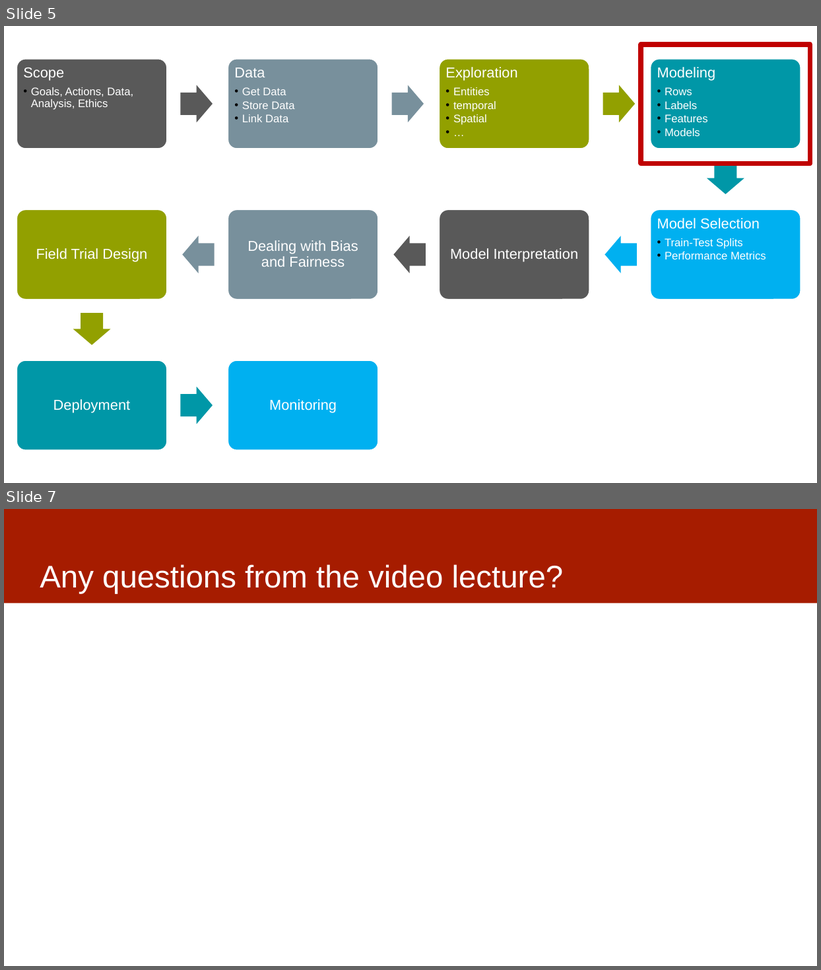
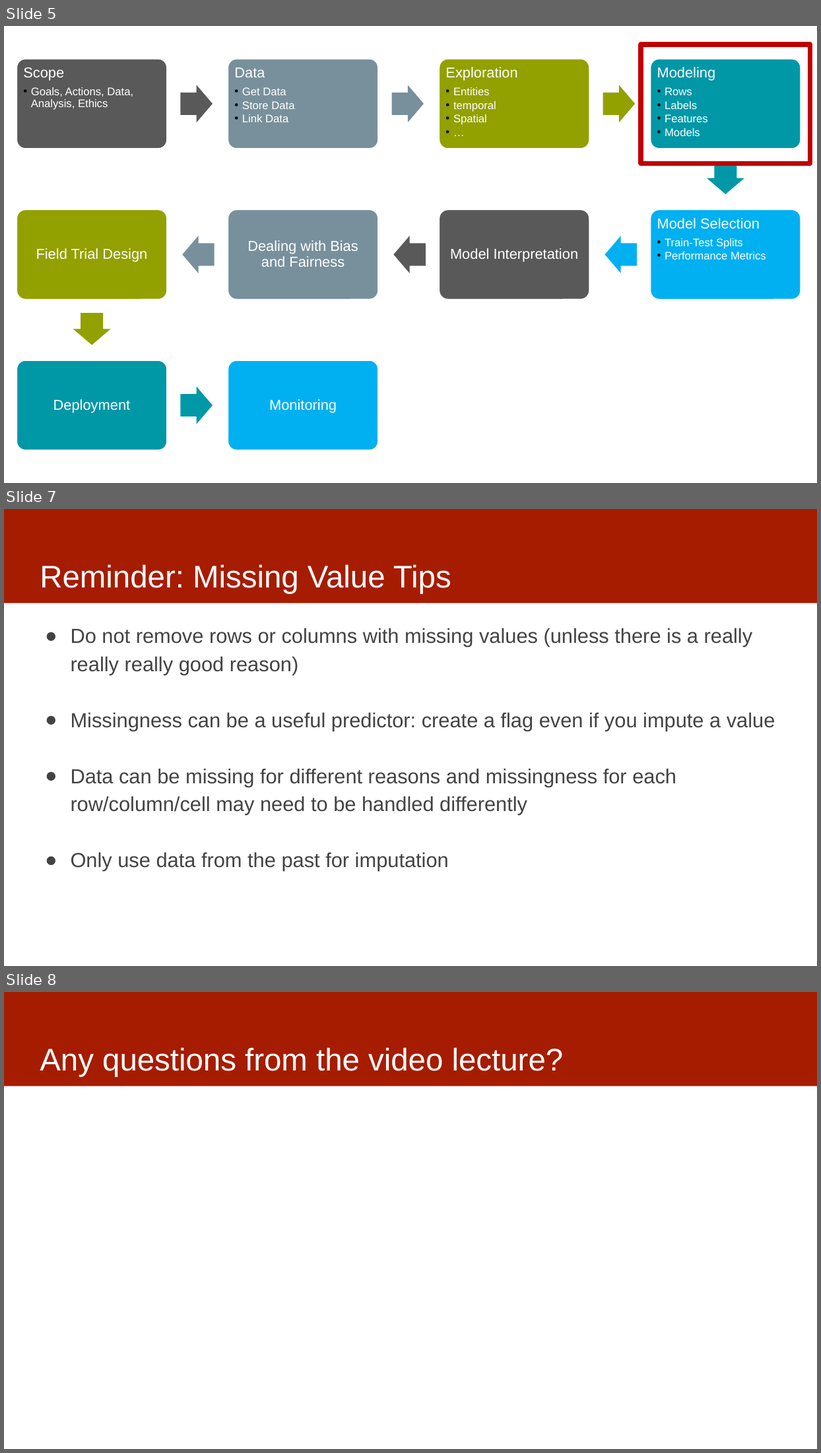
Before and after one commit to dssg/mlforpublicpolicylab, a slide deck: 05 - Features/features-discussion.pptx. Shown one above the other, each under a label of ours: slides 5 and 7 before the commit, slides 5, 7 and 8 after it; the slides between them are not shown. The pictures are 821x970 and 821x1453 pixels, drawn with LibreOffice and Linux fonts; fonts in the diff are those of the drawing. Boxes give left, top, right and bottom in pixels: in the first picture for what was removed or moved away, otherwise in the second. Text is boxed around its words. In the diff, an @@ line names an element or a change of style, - is before the commit and + after.

```diff
--- a/05 - Features/features-discussion.pptx
+++ b/05 - Features/features-discussion.pptx
@@ slide 7 added at box(4, 509, 817, 966), background #FFFFFF; not listed: 1 template element that a slide beside it also shows @@
@@ title added at box(40, 564, 451, 594), 37 pt, text #FFFFFF @@
+Reminder: Missing Value Tips
@@ text added at box(71, 628, 776, 871), 24 pt, text #434343 @@
+● Do not remove rows or columns with missing values (unless there is a really really really good reason)
+● Missingness can be a useful predictor: create a flag even if you impute a value
+● Data can be missing for different reasons and missingness for each row/column/cell may need to be handled differently
+● Only use data from the past for imputation
@@ what was slide 7 is now slide 8 @@
```
Also in this commit, not shown: 3 slides changed, 4 other slides added.
